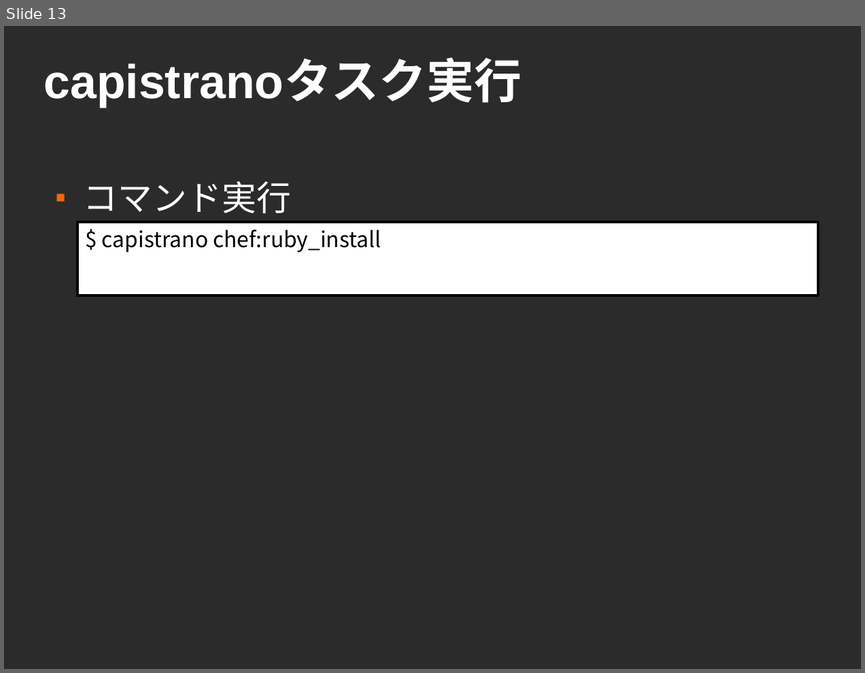
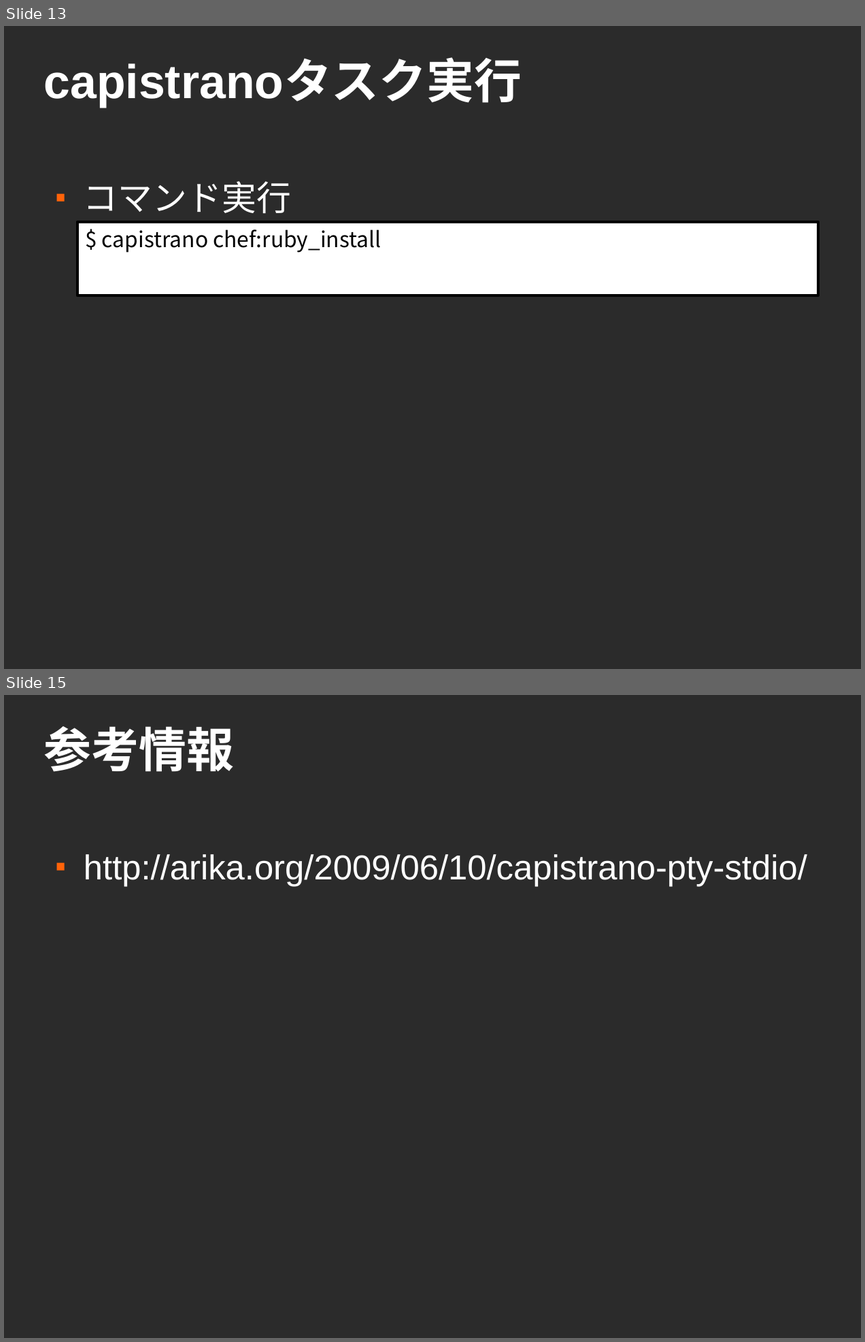
Before and after one commit to sendagayarb/mokmok_2012-05-28, a slide deck: fukajun/capistrano.odp. Shown one above the other, each under a label of ours: slide 13 before the commit, slides 13 and 15 after it; the slides between them are not shown. The pictures are 865x673 and 865x1342 pixels, drawn with LibreOffice and Linux fonts; fonts in the diff are those of the drawing; background and template pictures are left out; a plain dark background stands for a picture behind light text. Boxes give left, top, right and bottom in pixels: in the first picture for what was removed or moved away, otherwise in the second. Text is boxed around its words. In the diff, an @@ line names an element or a change of style, - is before the commit and + after.

```diff
--- a/fukajun/capistrano.odp
+++ b/fukajun/capistrano.odp
@@ slide 15 added at (4,695,861,1338), background picture (left out) @@
@@ title added at (44,726,234,772), 44 pt, text #FFFFFF, bold @@
+参考情報
@@ text added at (84,854,807,887), 32 pt, text #FFFFFF @@
+■ http://arika.org/2009/06/10/capistrano-pty-stdio/
```
Also in this commit, not shown: 1 slide changed.
